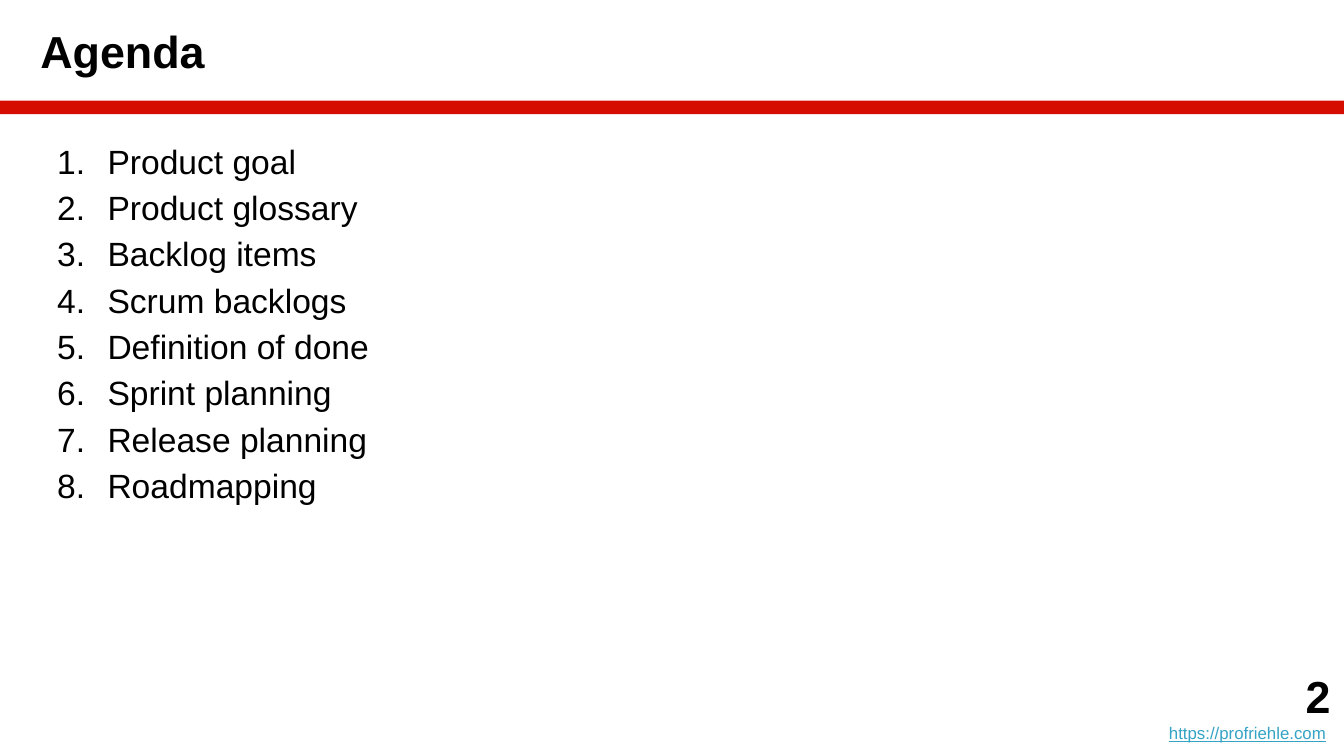
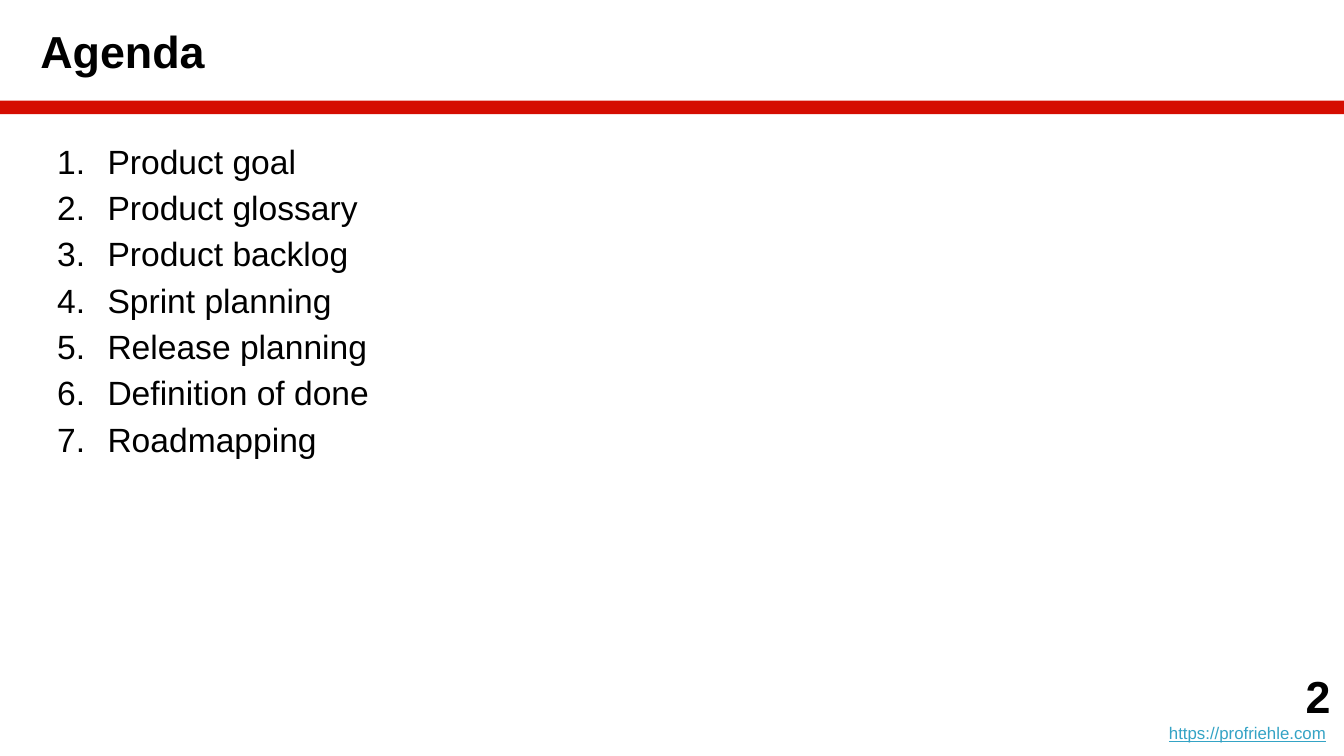
Before and after one commit to dirkriehle/amos-course, a slide deck: slide 2 of Lecture slides/AMOS B04 - Agile Planning.pptx. Drawn at 1344x756 pixels with LibreOffice and Linux fonts; fonts in the diff are those of the drawing. Boxes give left, top, right and bottom in pixels: in the first picture for what was removed or moved away, otherwise in the second. Text is boxed around its words. In the diff, an @@ line names an element or a change of style, - is before the commit and + after.

```diff
--- a/Lecture slides/AMOS B04 - Agile Planning.pptx
+++ b/Lecture slides/AMOS B04 - Agile Planning.pptx
@@ text at box(108, 241, 349, 272): text changed @@
-3. Backlog items
-4. Scrum backlogs
-5. Definition of done
+3. Product backlog
@@ text at box(108, 380, 369, 406): paragraph added @@
+6. Definition of done
```
Also in this commit, not shown: 12 other slides changed, 14 slides added, 2 slides removed, 8 other files.
